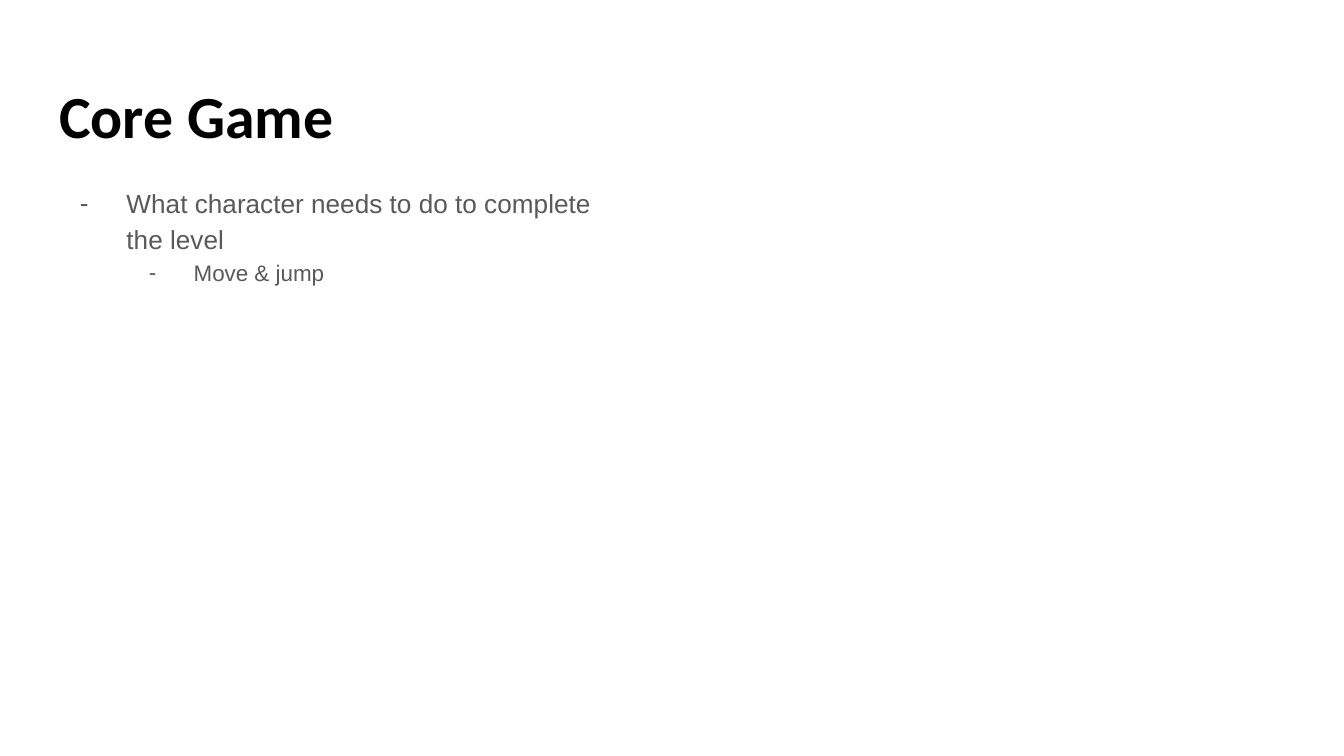
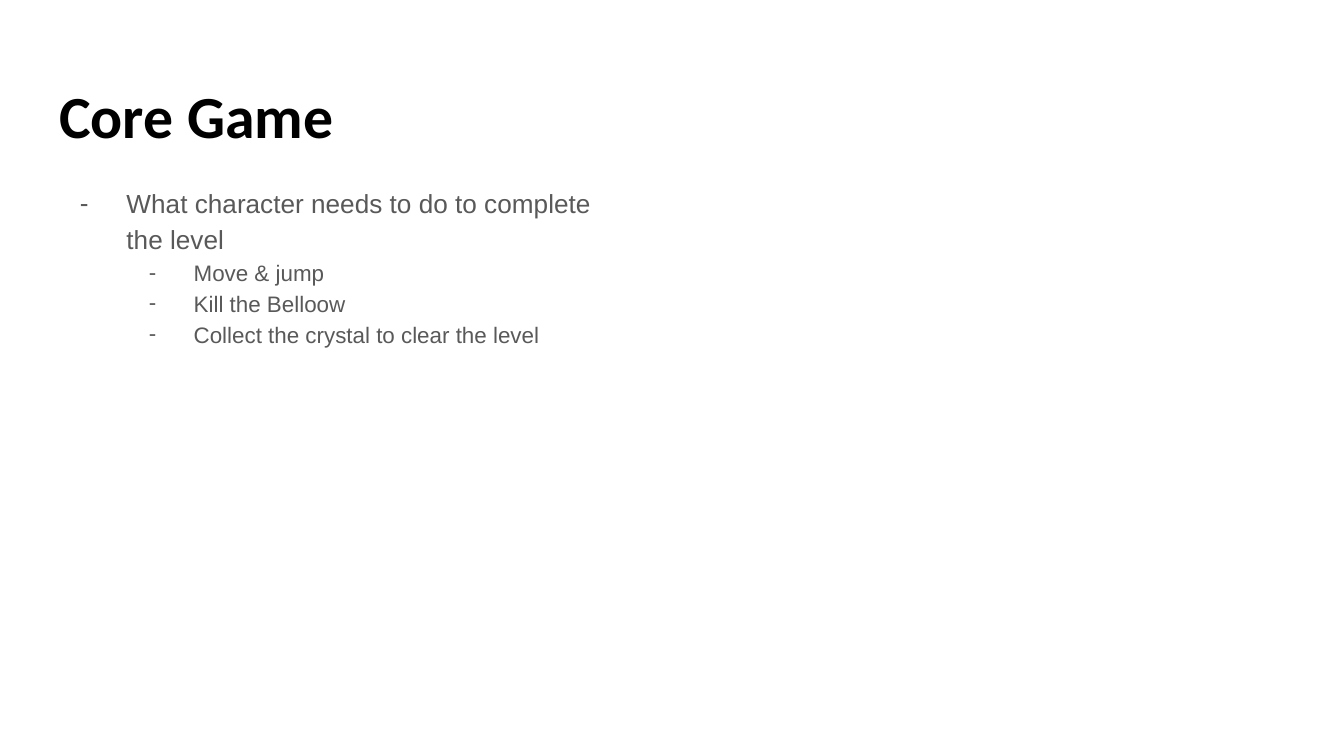
Before and after one commit to monforest/Assets, a slide deck: slide 11 of Documents/GameDesignDocument.pptx. Drawn at 1344x756 pixels with LibreOffice and Linux fonts; fonts in the diff are those of the drawing. Boxes give left, top, right and bottom in pixels: in the first picture for what was removed or moved away, otherwise in the second. Text is boxed around its words. In the diff, an @@ line names an element or a change of style, - is before the commit and + after.

```diff
--- a/Documents/GameDesignDocument.pptx
+++ b/Documents/GameDesignDocument.pptx
@@ text at [194,296,539,348]: paragraphs added @@
+  – Kill the Belloow
+  – Collect the crystal to clear the level
```
Also in this commit, not shown: 10 other slides changed.
